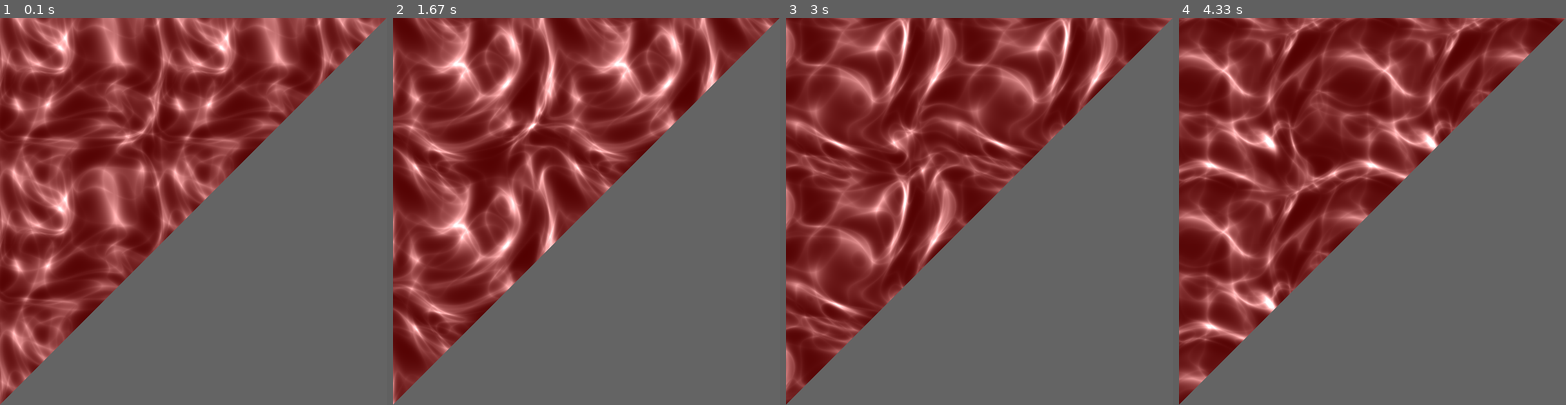
Above: before the commit, frames 1-4 (left to right).
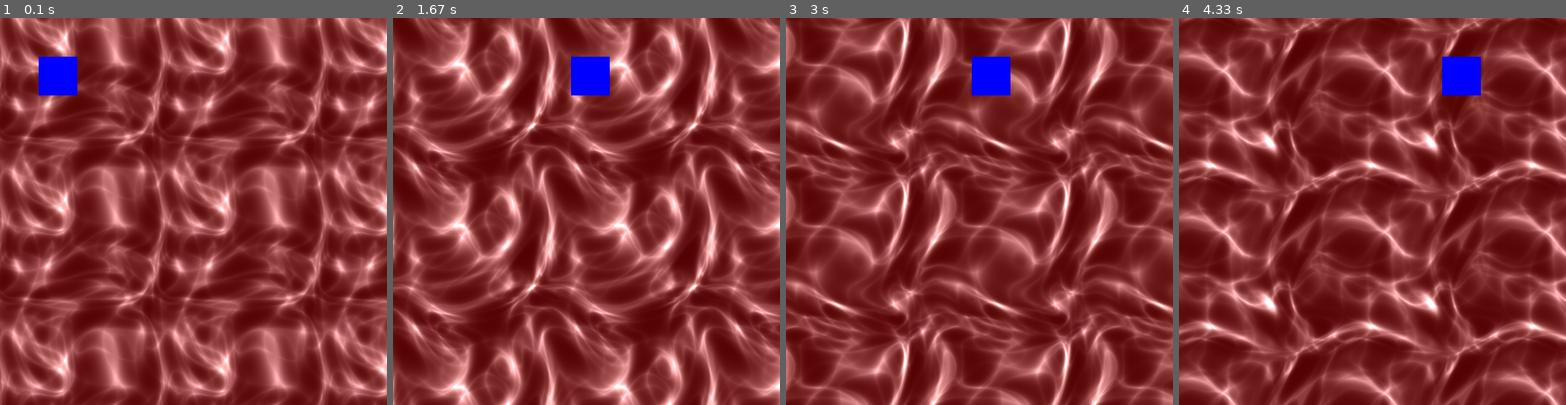
Above: after the commit, the same moments.

Repository: ScriptLineStudios/pygame_shaders
Game: pygame game, started from examples/bg_shader/main.py
Two runs of this game, one before a commit and one after it. Both use one fixed random seed, a clock stepped at 60 frames per second and the inputs below.
Inputs:
- Up to frame 1 (0.1 s): no input
- Up to frame 2 (1.67 s): hold D 0.33-0.8 s; hold D 0.83-1.3 s; hold A from 1.33 s (still down)
- Up to frame 3 (3 s): release A at 1.87 s; hold A 1.9-2.3 s; hold D 2.33-2.97 s
- Up to frame 4 (4.33 s): hold A 3-3.47 s; hold D 3.5-3.97 s; hold D from 4 s (still down)

The runs differ from the first frame. In frame 1, 51% of the frame differs, in the area x 0-100%, y 0-100%; in frame 2, 51%; in frame 3, 51%; in frame 4, 51%.

Commit message:
yet another bug fix

Diff:
--- a/pygame_shaders/screen_rect.py
+++ b/pygame_shaders/screen_rect.py
@@ -13,13 +13,13 @@
         y = self.size[1] / self.current_h
 
         self.vertices = (
-            -x + offset[0],  y + offset[1],        0.0, 1.0,
-             x + offset[0],  y + offset[1],        1.0, 1.0,
-            -x + offset[0], -y + offset[1],        0.0, 0.0,
+            -x + offset[0],  y + offset[1],    0.0, 1.0, 0.0, 0.0,    0.0, 1.0,
+             x + offset[0],  y + offset[1],    0.0, 1.0, 0.0, 0.0,    1.0, 1.0,
+            -x + offset[0], -y + offset[1],    0.0,1.0, 0.0, 0.0,     0.0, 0.0,
 
-           -x + offset[0], -y + offset[1],         0.0, 0.0,
-           x + offset[0],  y + offset[1],          1.0, 1.0,
-           x + offset[0], -y + offset[1],          1.0, 0.0,
+           -x + offset[0], -y + offset[1],     0.0,1.0, 0.0, 0.0,      0.0, 0.0,
+           x + offset[0],  y + offset[1],      0.0,1.0, 0.0, 0.0,       1.0, 1.0,
+           x + offset[0], -y + offset[1],      0.0,1.0, 0.0, 0.0,       1.0, 0.0,
         )
 
         self.vertices = np.array(self.vertices, dtype=np.float32)
--- a/pyproject.toml
+++ b/pyproject.toml
@@ -1,7 +1,7 @@
 [project]
 name = "pygame_shaders"
-description = "a library to easily intergrate shaders into your new or existing pygame projects "
-version = "1.0.6"
+description = "a library to easily integrate shaders into your new or existing pygame projects "
+version = "1.0.8"
 authors = [
     {name = "ScriptLine Studios", email = "scriptlinestudio@protonmail.com"}
 ]
--- a/setup.cfg
+++ b/setup.cfg
@@ -1,9 +1,9 @@
 [metadata]
 name = pygame_shaders
-version = 1.0.6
+version = 1.0.8
 author = ScriptLine Studios
 author_email = scriptlinestudios@protonmail.com
-description = a library to easily intergrate shaders into your new or existing pygame projects
+description = a library to easily integrate shaders into your new or existing pygame projects
 long_description = file: README.md
 long_description_content_type = text/markdown
 url = https://github.com/ScriptLineStudios/pygame_shaders
